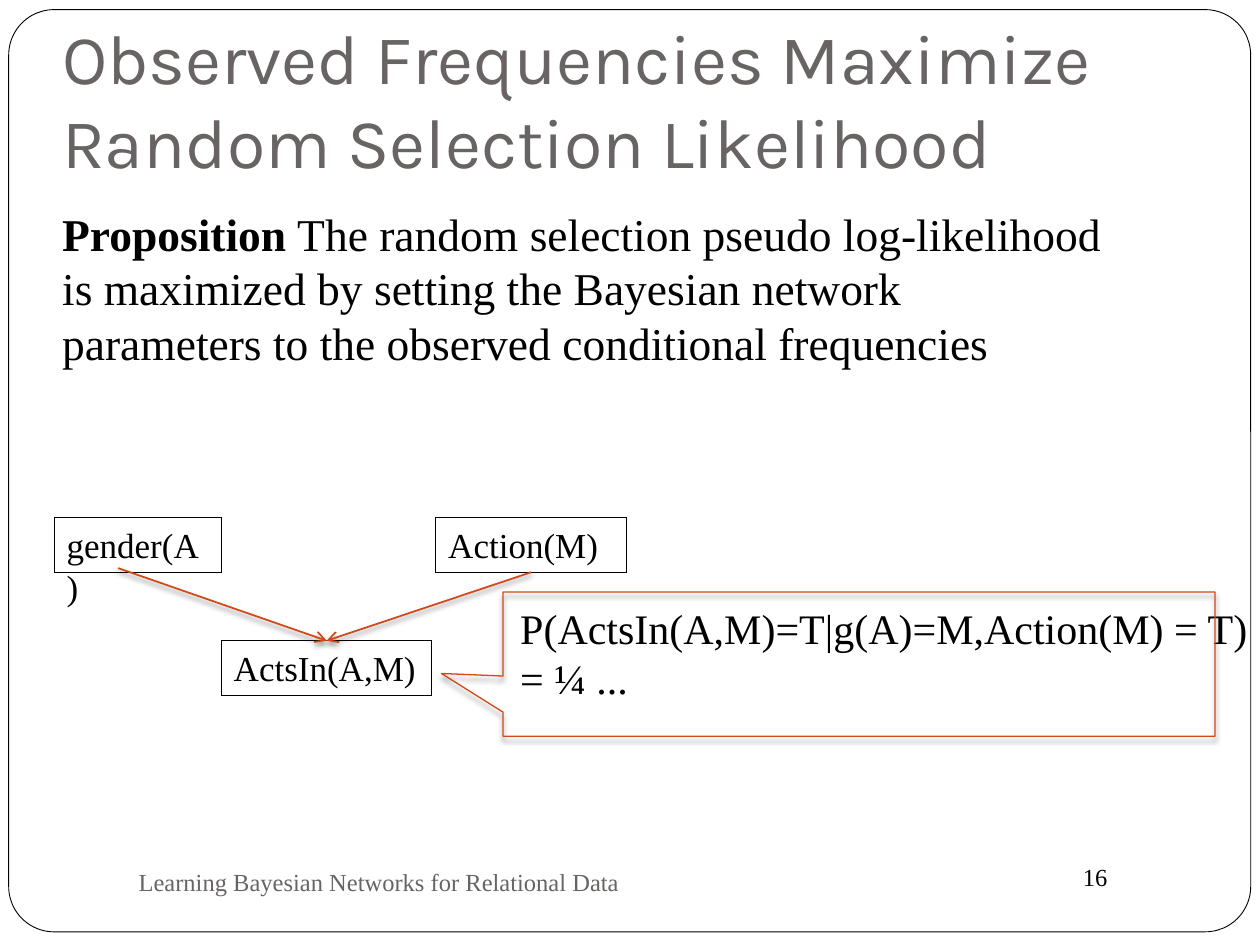
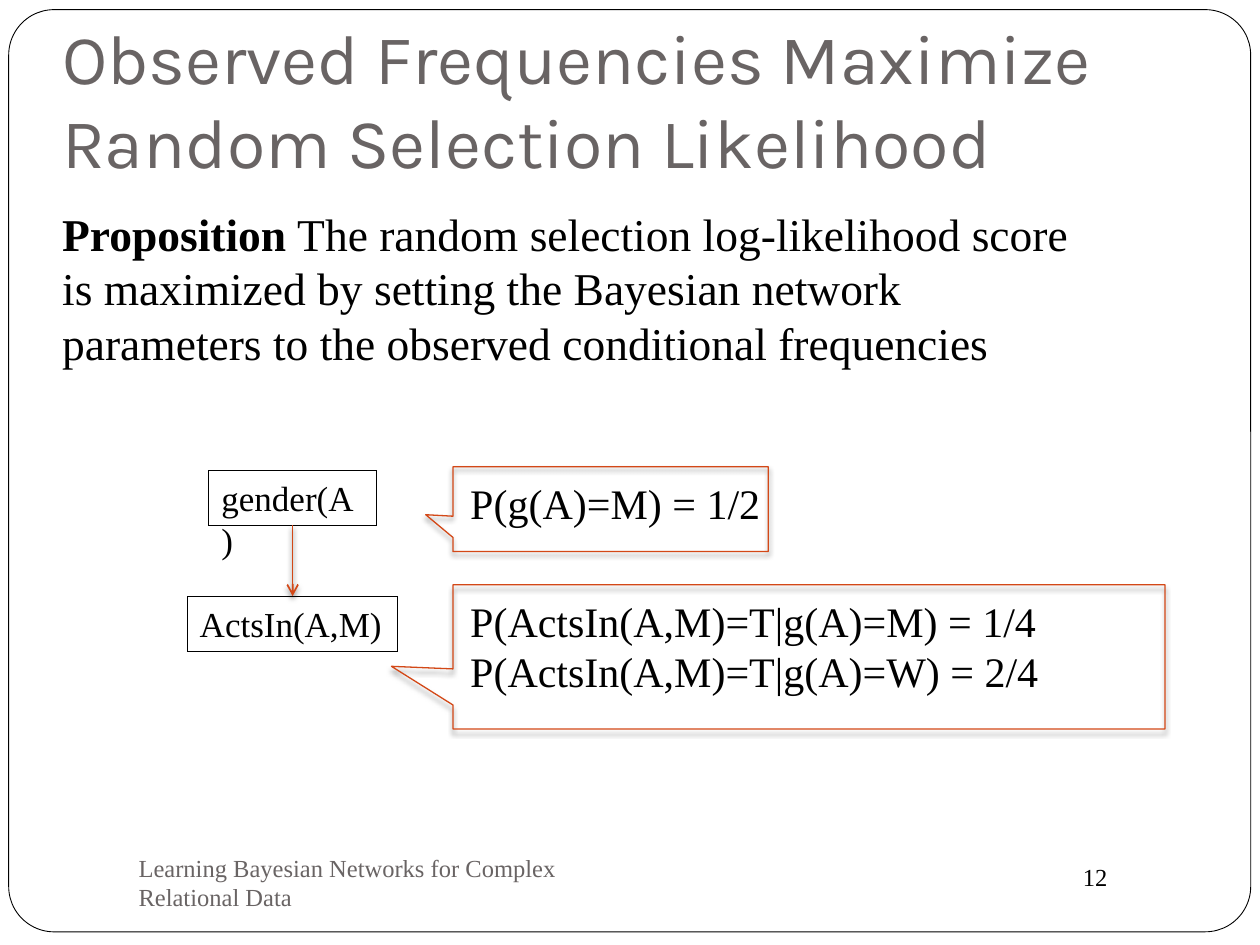
Before and after one commit to oschulte/srl-tutorial-slides, a slide deck: slide 12 of ch3-par-learning.pptx (slide 16 before the commit). Drawn at 1260x945 pixels with LibreOffice and Linux fonts; fonts in the diff are those of the drawing. Boxes give left, top, right and bottom in pixels: in the first picture for what was removed or moved away, otherwise in the second. Text is boxed around its words. In the diff, an @@ line names an element or a change of style, - is before the commit and + after.

Commit message:
updated parameter learning

```diff
--- a/ch3-par-learning.pptx
+++ b/ch3-par-learning.pptx
@@ text at [62, 219, 1068, 369]: text changed @@
-Proposition The random selection pseudo log-likelihood is maximized by setting the Bayesian network parameters to the observed conditional frequencies
+Proposition The random selection log-likelihood score is maximized by setting the Bayesian network parameters to the observed conditional frequencies
@@ rectangle "gender(A)": place and size @@
-rectangle "gender(A)" at [54, 517, 222, 572]
+rectangle "gender(A)" at [209, 470, 377, 525]
@@ speech box added at [454, 466, 769, 551], outline #D34817 0.75 pt @@
@@ text added at [470, 490, 761, 528], 24 pt, text #000000 @@
+P(g(A)=M) = 1/2
@@ arrow moved from (118, 568) - (326, 641) to (292, 525) - (292, 596) @@
@@ rectangle removed at [436, 517, 626, 572] @@
-Action(M)
@@ rectangle "ActsIn(A,M)": place and size @@
-rectangle "ActsIn(A,M)" at [222, 641, 432, 697]
+rectangle "ActsIn(A,M)" at [188, 596, 398, 651]
@@ arrow removed from (530, 572) to (326, 641) @@
@@ speech box: place and size @@
-speech box at [503, 592, 1215, 736]
+speech box at [454, 585, 1166, 728]
@@ text at [470, 608, 1039, 696]: text changed @@
-P(ActsIn(A,M)=T|g(A)=M,Action(M) = T)
-= ¼ ...
+P(ActsIn(A,M)=T|g(A)=M) = 1/4
+P(ActsIn(A,M)=T|g(A)=W) = 2/4
@@ text at [139, 860, 555, 906]: text changed @@
-Learning Bayesian Networks for Relational Data
+Learning Bayesian Networks for Complex Relational Data
@@ page number at [1083, 869, 1108, 886]: text changed @@
-16
+12
```
Also in this commit, not shown: 13 other slides changed, 1 slide added, 7 slides removed.
